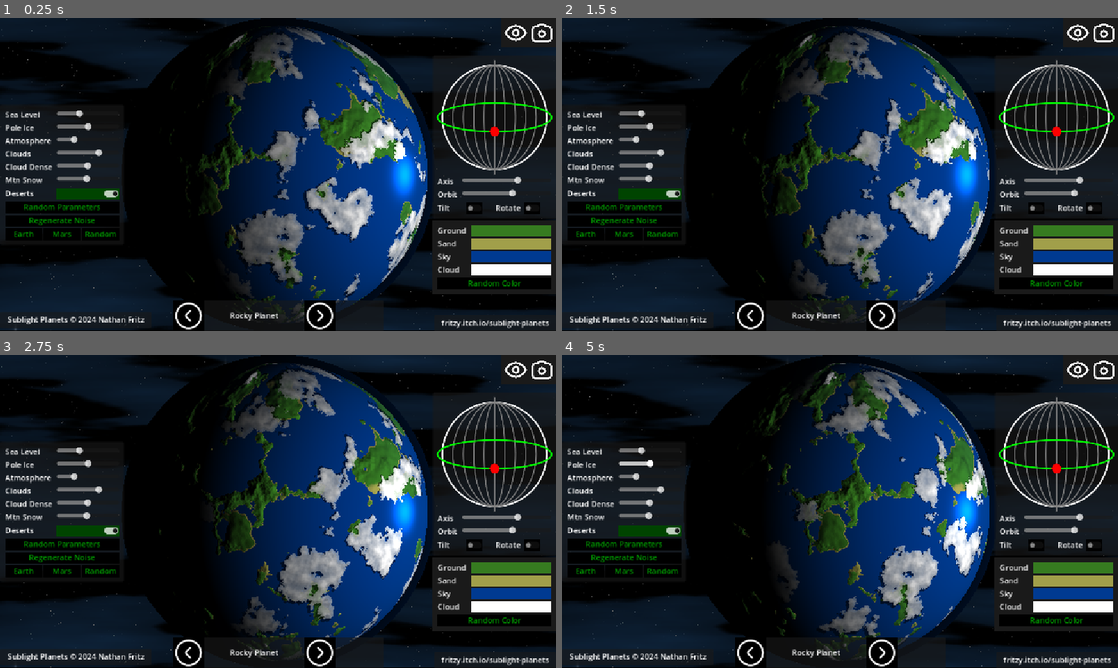
Above: before the commit, frames 1-4 (two rows, left to right).
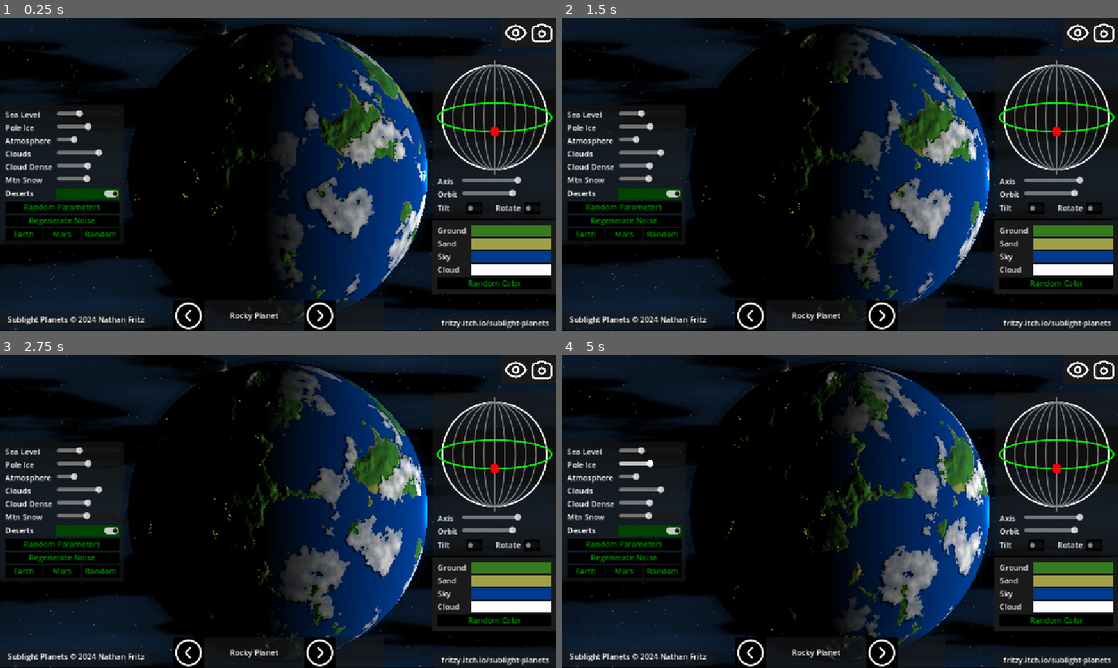
Above: after the commit, the same moments.

Repository: fritzy/sublight-planets
Game: Godot game, scene res://scenes/planet_toy/planet_toy.tscn
The game is run twice, just before and just after one commit, with the same random seed, the same clock (stepped at 60 frames per second) and the same inputs.
Inputs (mouse positions are in pixels of both pictures, inside the frame that each line leads up to):
- Up to frame 1 (0.25 s): no input
- Up to frame 2 (1.5 s): tap Enter (ui_accept) at 0.5, 0.77 s; move the mouse to (962, 158) at 0.52 s; hold Right (ui_right) 0.53-1.28 s; hold X (zoom_in) 0.53-1.28 s; click (962, 158) at 0.67 s; move the mouse to (728, 190) at 1.27 s; hold Down (ui_down) from 1.28 s (still down); tap Z (zoom_out) at 1.35 s
- Up to frame 3 (2.75 s): tap Enter (ui_accept) at 1.52 s; move the mouse to (333, 442) at 2.02 s; release Down (ui_down) at 2.03 s; hold Right (ui_right) from 2.03 s (still down); hold X (zoom_in) from 2.03 s (still down)
- Up to frame 4 (5 s): move the mouse to (812, 574) at 2.77 s; release Right (ui_right) at 2.78 s; release X (zoom_in) at 2.78 s; hold Up (ui_up) 2.78-3.53 s; tap Z (zoom_out) at 2.85, 4.35 s; click (812, 574) at 2.92 s; tap Enter (ui_accept) at 3.02, 3.77, 4.52 s; move the mouse to (1006, 558) at 3.52 s; hold X (zoom_in) 3.53-4.28 s; hold Left (ui_left) from 3.53 s (still down); move the mouse to (673, 464) at 4.27 s

The runs differ from the first frame. In frame 1, 22% of the frame differs, in the area x 21-78%, y 0-98%; in frame 2, 22%; in frame 3, 22%; in frame 4, 22%, in the area x 21-78%, y 0-99%.

Commit message:
city lights

Diff:
--- a/scenes/backgrounds/rocky_planet/rocky_planet.tscn
+++ b/scenes/backgrounds/rocky_planet/rocky_planet.tscn
@@ -4,7 +4,7 @@
 [ext_resource type="Shader" uid="uid://de5d45pumt7d3" path="res://scenes/backgrounds/rocky_planet/rockyplanet.gdshader" id="1_qey08"]
 
 [sub_resource type="FastNoiseLite" id="FastNoiseLite_pt2n0"]
-seed = 1643310529
+seed = -327237294
 frequency = 0.0175
 
 [sub_resource type="NoiseTexture2D" id="NoiseTexture2D_cpo5p"]
@@ -17,7 +17,7 @@
 
 [sub_resource type="FastNoiseLite" id="FastNoiseLite_y7qev"]
 noise_type = 0
-seed = 1643310529
+seed = -327237294
 frequency = 0.0039
 domain_warp_enabled = true
 
@@ -28,7 +28,7 @@
 noise = SubResource("FastNoiseLite_y7qev")
 
 [sub_resource type="FastNoiseLite" id="FastNoiseLite_xdmfv"]
-seed = 1643310529
+seed = -327237294
 frequency = 0.0087
 
 [sub_resource type="NoiseTexture2D" id="NoiseTexture2D_7arid"]
@@ -38,7 +38,7 @@
 
 [sub_resource type="FastNoiseLite" id="FastNoiseLite_qs0cu"]
 noise_type = 2
-seed = 1643310529
+seed = -327237294
 frequency = 0.04
 fractal_lacunarity = 1.0
 fractal_gain = 0.8
@@ -50,7 +50,7 @@
 invert = true
 seamless = true
 as_normal_map = true
-bump_strength = 0.4
+bump_strength = 0.5
 noise = SubResource("FastNoiseLite_qs0cu")
 
 [sub_resource type="NoiseTexture2D" id="NoiseTexture2D_xqne2"]
@@ -63,7 +63,7 @@
 
 [sub_resource type="FastNoiseLite" id="FastNoiseLite_ecbt1"]
 noise_type = 2
-seed = 1643310529
+seed = -327237294
 frequency = 0.0238
 fractal_lacunarity = 2.5
 fractal_gain = 0.6
@@ -88,7 +88,7 @@
 colors = PackedColorArray(0, 0, 0, 1, 0.34, 0.34, 0.34, 1, 0.69, 0.69, 0.69, 1, 1, 1, 1, 1)
 
 [sub_resource type="FastNoiseLite" id="FastNoiseLite_v34om"]
-seed = 1643310529
+seed = -327237294
 frequency = 0.0054
 
 [sub_resource type="NoiseTexture2D" id="NoiseTexture2D_6dtud"]
@@ -119,18 +119,18 @@
 shader_parameter/shine_offset = Vector2(0.6, 0.5)
 shader_parameter/ocean_depth = 0.7
 shader_parameter/speed = 0.05
-shader_parameter/ice_coverage = 0.788
+shader_parameter/ice_coverage = 0.51
 shader_parameter/cloud_opacity = 0.7
 shader_parameter/cloud_density = 0.36
 shader_parameter/desert_patches = 1.0
-shader_parameter/atmosphere_opacity = 0.25
+shader_parameter/atmosphere_opacity = 0.533
 shader_parameter/mtn_snow_height = 1.54
 shader_parameter/desert_color = Color(0.6328, 0.6218, 0.2917, 1)
 shader_parameter/ground_color = Color(0.2131, 0.4805, 0.1276, 1)
 shader_parameter/ocean_color = Color(0, 0.2277, 0.5703, 1)
 shader_parameter/cloud_color = Color(1, 1, 1, 1)
 shader_parameter/axis = 9.46497e-08
-shader_parameter/orbit = 1.01041
+shader_parameter/orbit = 1.46841
 
 [node name="RockyPlanet" type="Node2D" node_paths=PackedStringArray("celestial_body")]
 script = ExtResource("1_08tb2")
--- a/scenes/backgrounds/rocky_planet/rockyplanet.gdshader
+++ b/scenes/backgrounds/rocky_planet/rockyplanet.gdshader
@@ -33,6 +33,10 @@
 	return vec3(cos(axis) * sin(orbit), sin(axis) * sin(orbit), cos(orbit));
 }
 
+float rand_light(vec2 st) {
+    return fract(sin(dot(st.xy, vec2(12.9898,78.233))) * 43758.5453123);
+}
+
 vec3 get_globe_normal(vec2 uv, float radius) {
 	uv = uv * radius * 2.0 - radius;
 	float z = sqrt(1.0 - ( pow(uv.x, 2.0) + pow(uv.y, 2.0) ));
@@ -138,7 +142,7 @@
 	// cut off the land at different radiuses
 	float land_alpha = mix(1.0, 0.0, step(0.49, dist));
 	float cloud_alpha = mix(1.0, 0.0, step(0.48, dist));
-	float atmos_alpha = mix(1.0, 0.0, step(0.5, dist));
+
 
 	// determine if this is a ground pixel , 0.0 or 1.0
 	float ground = mix(1.0, 0.0, step(height, ocean_depth));
@@ -151,7 +155,7 @@
 	float snowt = mix(1.0, 0.0,
 		step(disty2 * max(
 			height,
-			ocean * (ocean_depth + height / 4.0) - ocean_depth * 0.3) + ice_coverage,
+			ocean * (ocean_depth + height / 4.0) - ocean_depth * 0.25) + ice_coverage,
 			0.9
 		)
 	);
@@ -166,6 +170,8 @@
 	);
 	float desert_step = smoothstep(0.5, 0.6, deserts * (1.0 - abs(sphere_uv.y - 0.5) -mountain));
 	ground_sand_mix = mix(ground_sand_mix, desert_color.rgb,  desert_step );
+
+
 
 	vec3 ground_snow_mix = mix(
 			ground_sand_mix,
@@ -185,6 +191,28 @@
 	vec3 lit_ground_color = get_light(globe_surface_mountain_norm, ground_snow_mix, 20.0, 0.1);
 	color = mix(color, lit_ground_color, 1.0 - ocean);
 
+	float city_lights = texture(ice_texture, off_pos * 8.0).r;
+	city_lights -= texture(surface_texture, off_pos * 4.0).r * 0.7;
+	city_lights = step(0.6, city_lights) * step(height - 0.1, ocean_depth + 0.01);
+	city_lights = mix(
+		city_lights,
+		0.0,
+		smoothstep(
+			0.05,
+			0.1,
+			distance(
+				vec3(0.0),
+				lit_ground_color.rgb
+			)
+		)
+	);
+	color = mix(
+		vec3(0.6, 0.6, 0.2),
+		color,
+		step(city_lights, ocean)
+	);
+
+
 	vec3 globe_ice_norm = parent_normals(globe_normal, ice_norm);
 	globe_surface_mountain_norm = mix(globe_surface_mountain_norm, globe_ice_norm, ocean);
 
@@ -194,6 +222,10 @@
 	);
 	color = mix(color, ice_diffuse, snowt);
 
+
+
+	// get the angle of the star and the surface to determine
+	// where to check for a cloud to decide where to place a shadow
 	vec2 cloud_shadow_off = clamp_distance(
 		(star_pos - globe_normal).xy * 0.03,
 		0.025
@@ -205,10 +237,19 @@
 	vec3 cloud_diffuse = get_light(globe_normal, cloud_color.rgb, 30.0, 0.55);
 	color = mix(color, cloud_diffuse, min(cloud_thickness * 1.2, 1.0));
 
-	vec3 atmos_diff = get_light(get_globe_normal(UV, 0.9), ocean_color.rgb, 200.0, 0.2);
-	atmos_diff *= pow(dist * 2.0, 5.0) * atmosphere_opacity;
+	vec3 atmos_diff = get_light(get_globe_normal(UV, 0.9), ocean_color.rgb, 1.0, 0.8);
+	// more intense on the edges
+	atmos_diff *= pow(dist * 2.0, 6.0) * atmosphere_opacity;
+	// screen blend https://godotshaders.com/snippet/blending-modes/
 	color = 1.0 - (1.0 - color) * (1.0 - atmos_diff);
 
+
 	// final color of the pixel
+	float atmos_alpha = mix(
+		1.0,
+		mix(atmosphere_opacity, 0.0, step(0.5, dist)),
+		step(0.48, dist)
+	);
 	COLOR = vec4(color.r, color.g, color.b, atmos_alpha);
-}
+	//COLOR.rgba = (vec4(atmos_alpha, atmos_alpha, atmos_alpha, 1.0));
+}
